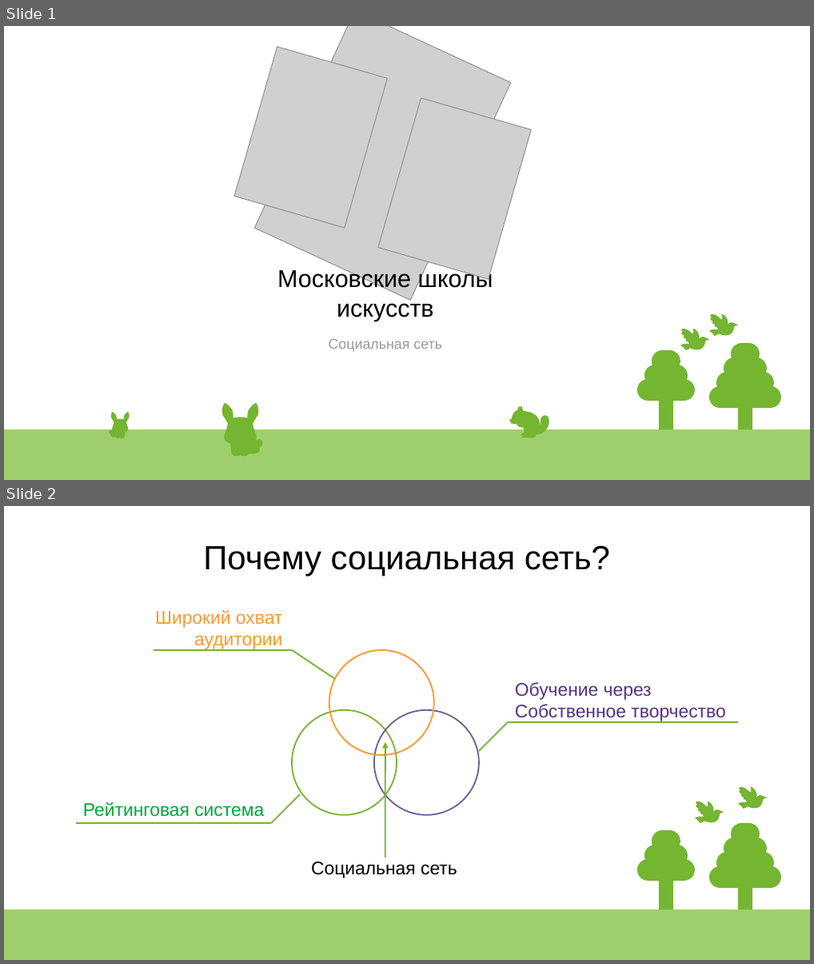
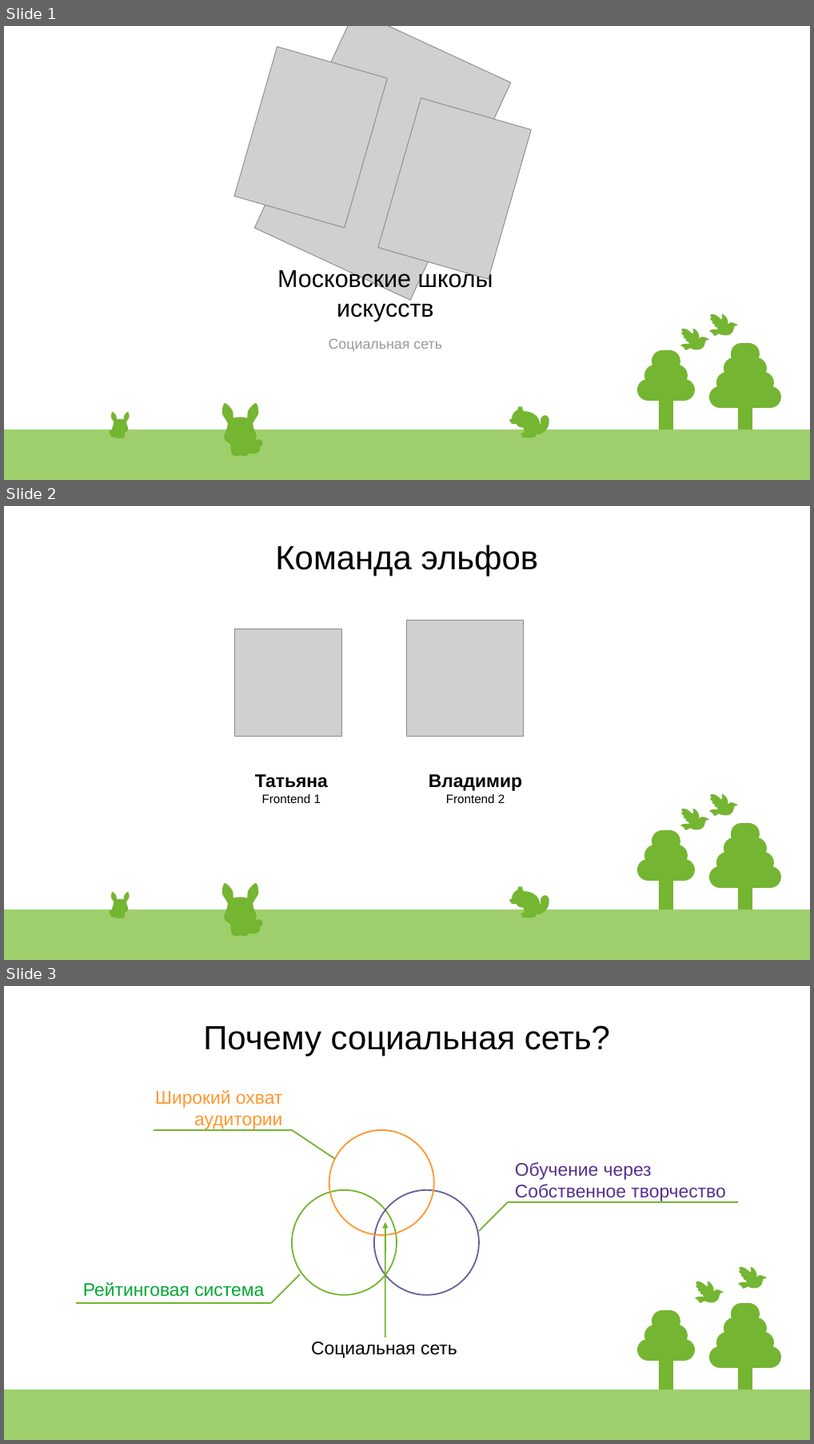
Before and after one commit to vovikilelik/hackaton-2023, a slide deck: info.odp. Shown one above the other, each under a label of ours: slides 1 and 2 before the commit, slides 1, 2 and 3 after it. The pictures are 814x964 and 814x1444 pixels, drawn with LibreOffice and Linux fonts; fonts in the diff are those of the drawing; grey boxes stand for pictures. Boxes give left, top, right and bottom in pixels: in the first picture for what was removed or moved away, otherwise in the second. Text is boxed around its words. In the diff, an @@ line names an element or a change of style, - is before the commit and + after.

```diff
--- a/info.odp
+++ b/info.odp
@@ slide 2 added at bbox=[4, 506, 810, 960], background #FFFFFF; not listed: 87 template elements that a slide beside it also shows @@
@@ title added at bbox=[275, 544, 539, 576], 33 pt, text #000000 @@
+Команда эльфов
@@ picture added at bbox=[407, 620, 523, 736] @@
@@ picture added at bbox=[234, 628, 343, 736] @@
@@ text added at bbox=[255, 774, 328, 803], 12 pt, text #000000 @@
+Татьяна
+Frontend 1
@@ text added at bbox=[429, 774, 522, 803], 12 pt, text #000000 @@
+Владимир
+Frontend 2
@@ what was slide 2 is now slide 3 @@
```
Also in this commit, not shown: 16 other files.
